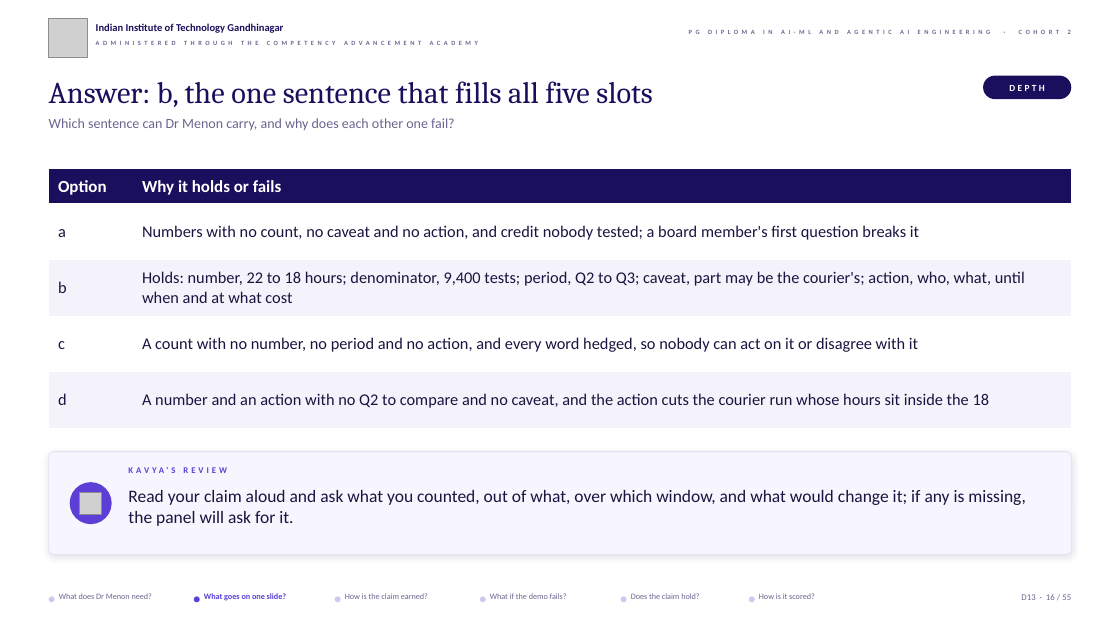
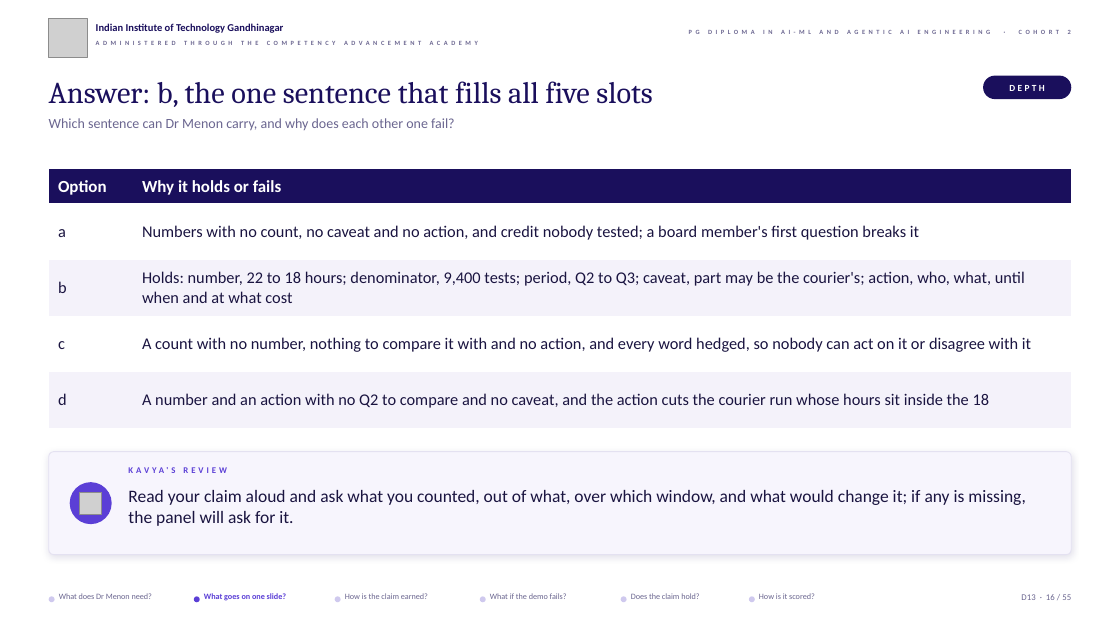
Before and after one commit to fde-academy-lab/c2-content-factory, a slide deck: slide 16 of content/W03/SAT/slides/C2_W03_SAT_presentation_format_STUDENT.pptx. Drawn at 1120x630 pixels with LibreOffice and Linux fonts; fonts in the diff are those of the drawing; grey boxes stand for pictures; background and template pictures are left out. Boxes give left, top, right and bottom in pixels: in the first picture for what was removed or moved away, otherwise in the second. Text is boxed around its words. In the diff, an @@ line names an element or a change of style, - is before the commit and + after.

```diff
--- a/content/W03/SAT/slides/C2_W03_SAT_presentation_format_STUDENT.pptx
+++ b/content/W03/SAT/slides/C2_W03_SAT_presentation_format_STUDENT.pptx
@@ table at bbox=[49, 170, 1071, 429] @@
-row 4, column 2: A count with no number, no period and no action, and every word hedged, so nobody can act on it or disagree with it
+row 4, column 2: A count with no number, nothing to compare it with and no action, and every word hedged, so nobody can act on it or disagree with it
```
Also in this commit, not shown: 1 other slide changed, 3 other files.
